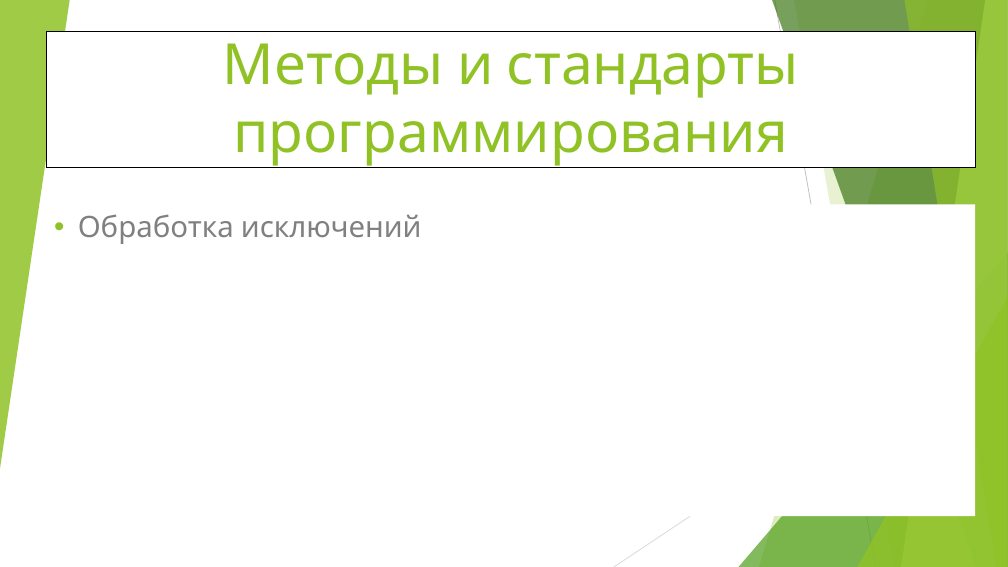
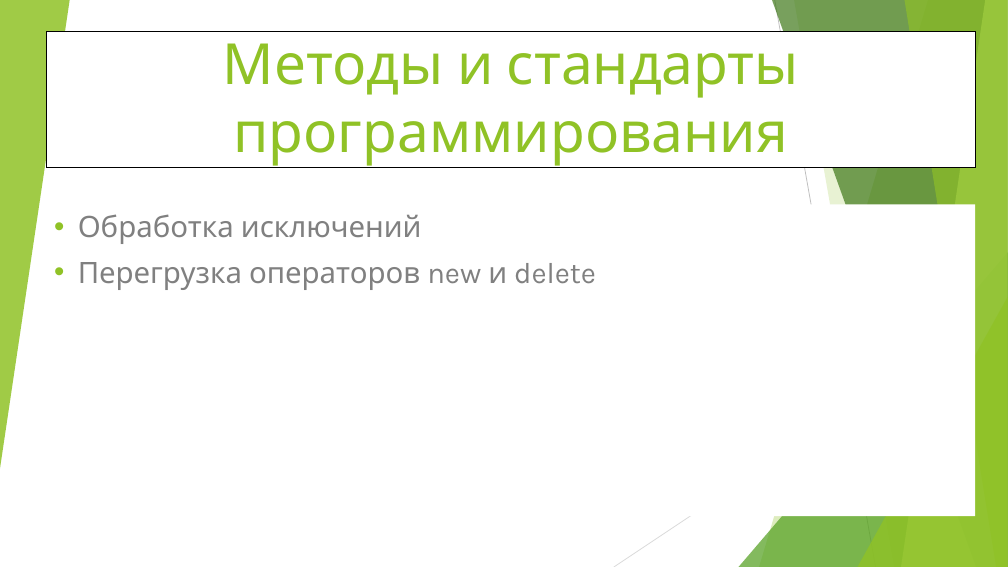
Before and after one commit to WhiteCatStudies/lectures, a slide deck: slide 1 of pt1/lectures/lecture5/lecture5.pptx. Drawn at 1008x567 pixels with LibreOffice and Linux fonts; fonts in the diff are those of the drawing. Boxes give left, top, right and bottom in pixels: in the first picture for what was removed or moved away, otherwise in the second. Text is boxed around its words. In the diff, an @@ line names an element or a change of style, - is before the commit and + after.

Commit message:
pt1 new-delete issues started as part of lecture 5

```diff
--- a/pt1/lectures/lecture5/lecture5.pptx
+++ b/pt1/lectures/lecture5/lecture5.pptx
@@ subtitle at <box>78,262,596,290</box>: paragraph added @@
+• Перегрузка операторов new и delete
```
Also in this commit, not shown: 6 slides added, 1 slide removed, 5 other files.
